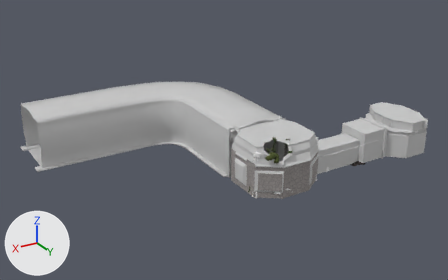
Renders of the FBX model Assets/Meshes/Level Meshes/TempleLevel.FBX from each side of a commit.
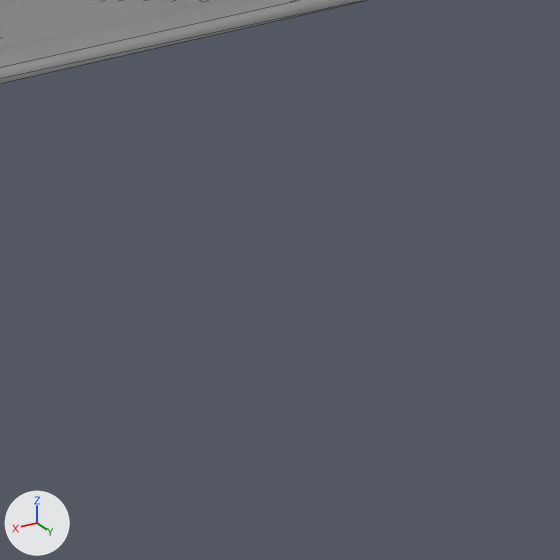
There are two pictures of each version: one whole from a camera (50 mm lens) standing at (70.9, 99.9, 63.1) and looking at (0.3, -17.6, 4.3), one close up on the part from 27% to 37% of the width and 52% to 69% of the height. The axes (+X, +Y, +Z) are drawn at lower left. The lights are the same throughout. The close-ups show mesh edges as thin lines. Where no turn or scale is listed for an object, it has been applied to the vertices. Vertices at the same position are counted once.

Names of what the first close-up shows: 'Hall 2'.
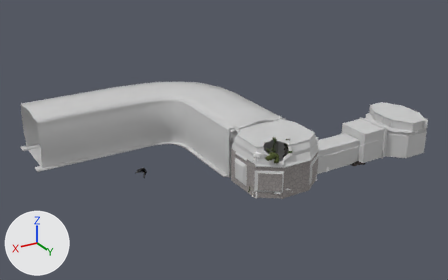
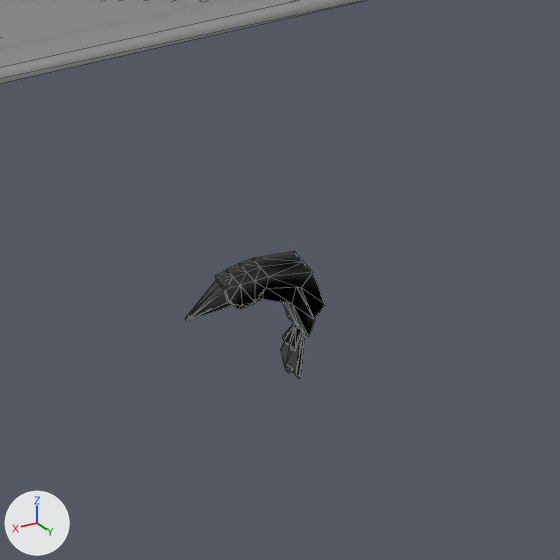
The newer file is also rescaled (x0.685), turned or shifted as a whole; pictures and numbers use the older file's frame.

Location of each change, [x1, y1, x2, y2] in pixels of the close-ups (560 x 560 px):
'Bird statue001', reshaped, moved, rescaled (not visible before): after [185, 251, 326, 378]

The change in detail:
me_mesh_003 has 123 vertices, 226 faces and spans x -460.0..421.0, y -400.0..195.0, z -430.0..430.0.
me_mesh_003 is used by ob_bird_statue001; location (-5.28, -4.66, 10.9); rotation (-3.142, 1.571, 0.0), in degrees (-180, 90, 0); scale (-0.00403, -0.00403, -0.00403).
me_mesh_003 part 1: the whole mesh is multiplied about the mesh origin by the matrix ((-0.403, 0.0, 0.0), (0.0, -0.403, 0.0), (0.0, 0.0, -0.403)).
Object 'Bird statue001' (ob_bird_statue001) moves from (-5.28, -4.66, 10.9) to (28.23, -3.09, 8.39).
Object 'Bird statue001' (ob_bird_statue001) is rescaled from (-0.00403, -0.00403, -0.00403) to (0.00685, 0.00685, 0.00685).
